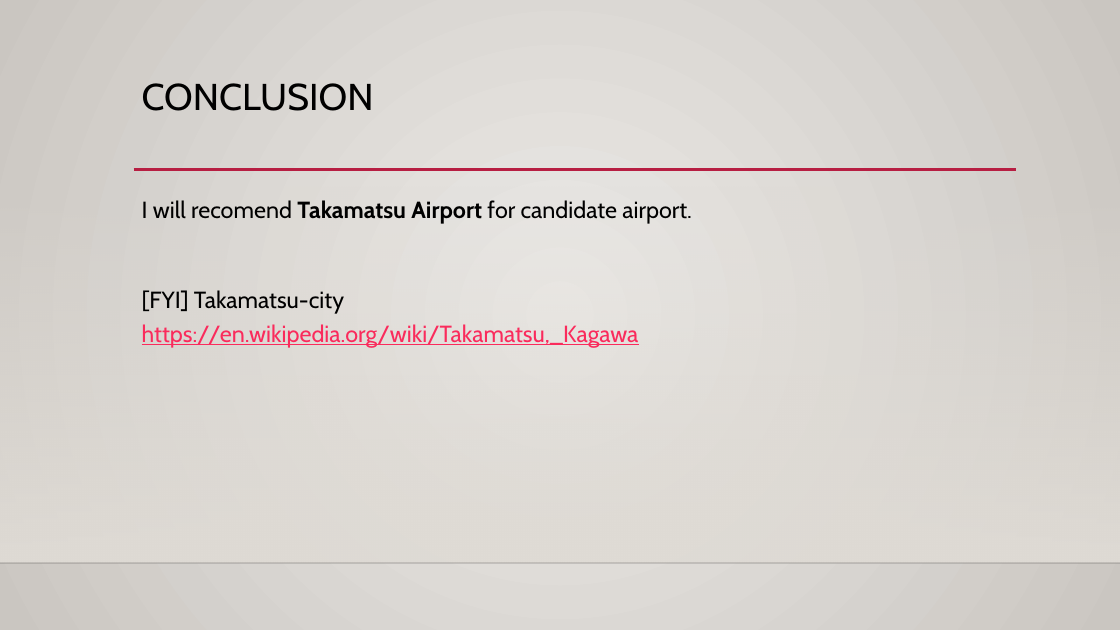
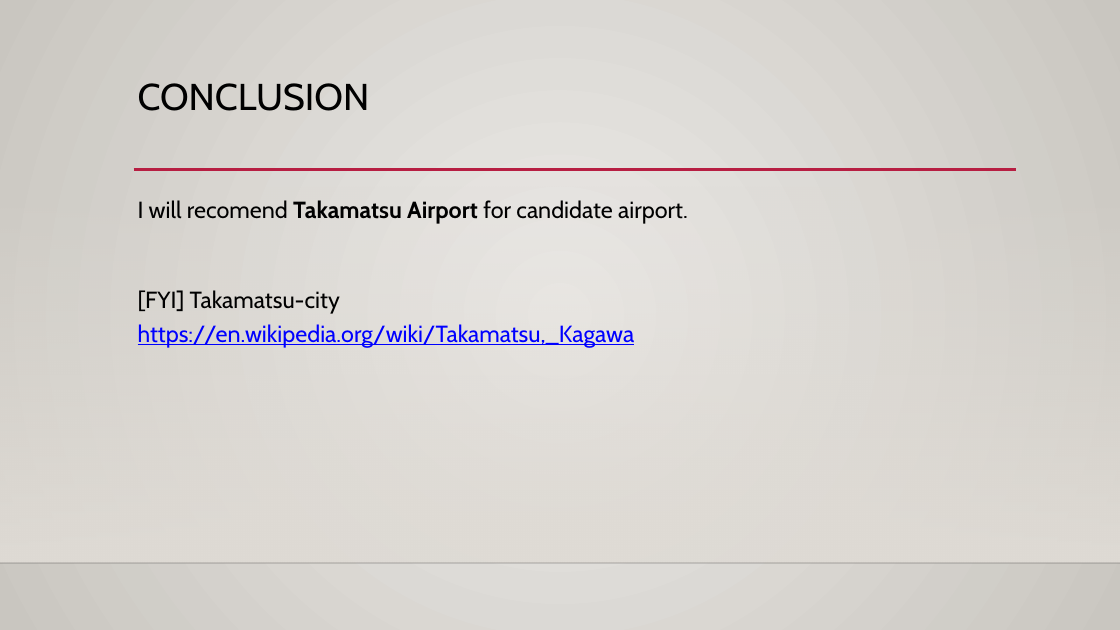
Before and after one commit to Tomokuri/gitforcoursera, a slide deck: slide 12 of Which_Airport_to_build_a_new_restaurant.pptx (slide 10 before the commit). Drawn at 1120x630 pixels with LibreOffice and Linux fonts; fonts in the diff are those of the drawing; background and template pictures are left out. Boxes give left, top, right and bottom in pixels: in the first picture for what was removed or moved away, otherwise in the second. Text is boxed around its words. In the diff, an @@ line names an element or a change of style, - is before the commit and + after.

```diff
--- a/Which_Airport_to_build_a_new_restaurant.pptx
+++ b/Which_Airport_to_build_a_new_restaurant.pptx
@@ background gradient #ECEAE7 to #CAC7C1 to gradient #ECEAE7 to #C9C6C0 @@
@@ title "CONCLUSION": place and size @@
-title "CONCLUSION" at [142, 83, 374, 111]
+title "CONCLUSION" at [138, 83, 370, 111]
@@ text at [138, 290, 635, 348]: text colour #FA2B5C to #0000FF in "https://en.wikipedia.org/wiki/Takamatsu,_Kagawa" @@
```
Also in this commit, not shown: 9 other slides changed, 2 slides added.
